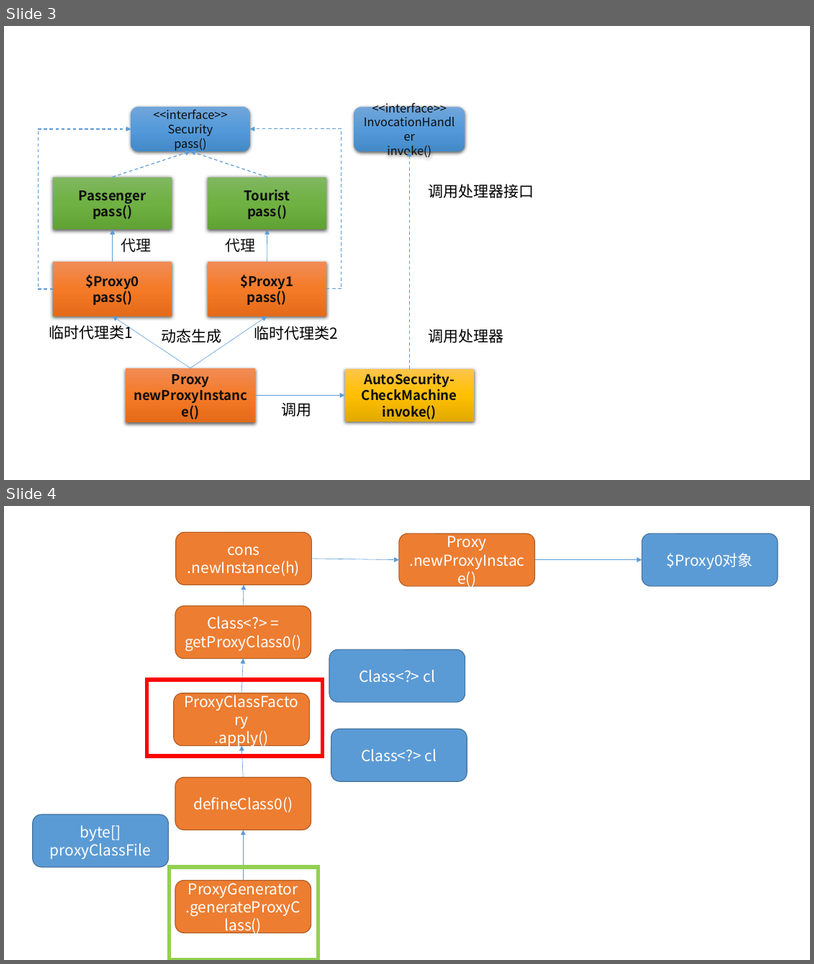
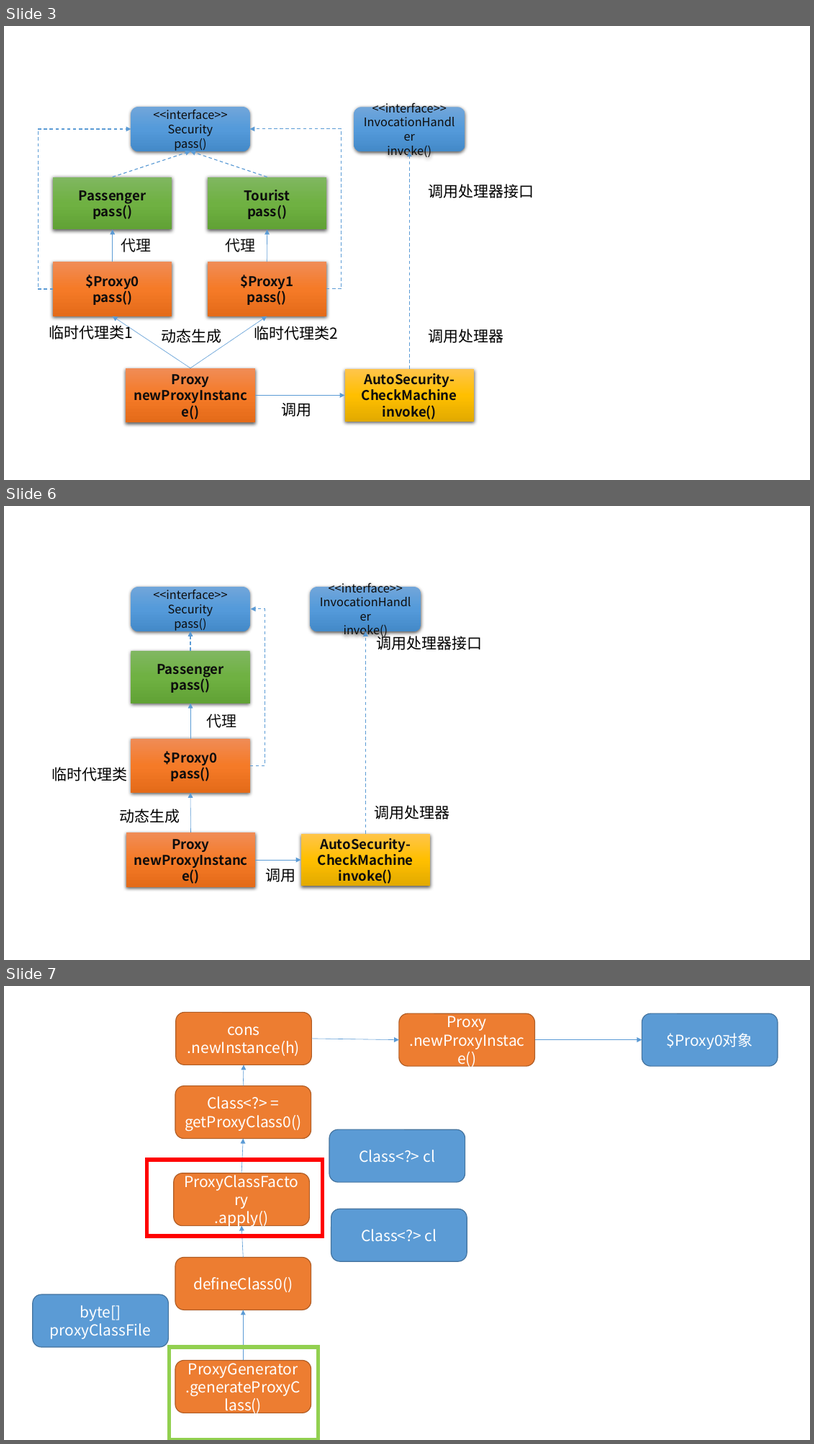
Before and after one commit to StephenHuge/Markdown_Pic, a slide deck: Reflection & Proxy/代理模式.pptx. Shown one above the other, each under a label of ours: slides 3 and 4 before the commit, slides 3, 6 and 7 after it; the slides between them are not shown. The pictures are 814x964 and 814x1444 pixels, drawn with LibreOffice and Linux fonts; fonts in the diff are those of the drawing. Boxes give left, top, right and bottom in pixels: in the first picture for what was removed or moved away, otherwise in the second. Text is boxed around its words. In the diff, an @@ line names an element or a change of style, - is before the commit and + after.

Commit message:
update pics of static proxy

```diff
--- a/Reflection & Proxy/代理模式.pptx
+++ b/Reflection & Proxy/代理模式.pptx
@@ slide 6 added at (4, 506, 810, 960), background #FFFFFF @@
@@ rounded rectangle added at (131, 587, 250, 631), fill gradient #71A6DB to #559BDB to #448ACA, 14 pt, text #0D0D0D @@
+<<interface>>
+Security
+pass()
@@ rounded rectangle added at (310, 587, 421, 631), fill gradient #71A6DB to #559BDB to #448ACA, 14 pt, text #0D0D0D @@
+<<interface>>
+InvocationHandler
+invoke()
@@ elbow arrow added from (250, 765) to (251, 609), #5B9BD5 1 pt dashed @@
@@ arrow added from (190, 651) to (190, 631), #5B9BD5 1 pt dashed @@
@@ arrow added from (365, 834) to (365, 631), #5B9BD5 1 pt dashed @@
@@ text added at (377, 634, 483, 650), 18 pt, text #000000 @@
+调用处理器接口
@@ rectangle added at (131, 651, 250, 703), fill gradient #81B861 to #6FB242 to #62A336, 16 pt, text #0D0D0D, bold @@
+Passenger
+pass()
@@ arrow added from (190, 739) to (190, 703), #5B9BD5 0.5 pt @@
@@ text added at (206, 713, 237, 728), 18 pt, text #0D0D0D @@
+代理
@@ rectangle added at (131, 739, 250, 793), fill gradient #F18C57 to #F67B28 to #E56C19, 16 pt, text #0D0D0D, bold @@
+$Proxy0
+pass()
@@ text added at (52, 767, 127, 781), 18 pt, text #000000 @@
+临时代理类
@@ arrow added from (191, 833) to (190, 793), #5B9BD5 0.5 pt @@
@@ text added at (375, 805, 450, 819), 18 pt, text #000000 @@
+调用处理器
@@ text added at (119, 808, 180, 823), 18 pt, text #000000 @@
+动态生成
@@ rectangle added at (126, 833, 256, 887), fill gradient #F18C57 to #F67B28 to #E56C19, 16 pt, text #0D0D0D, bold @@
+Proxy
+newProxyInstance()
@@ rectangle added at (301, 834, 430, 886), fill gradient #FFC64B to #FFC000 to #E3AB00, 16 pt, text #0D0D0D, bold @@
+AutoSecurity-CheckMachine
+invoke()
@@ arrow added from (256, 860) to (301, 860), #5B9BD5 0.5 pt @@
@@ text added at (265, 868, 296, 882), 18 pt, text #000000 @@
+调用
@@ what was slide 4 is now slide 7 @@
```
Also in this commit, not shown: 2 other slides added, 3 other files.
